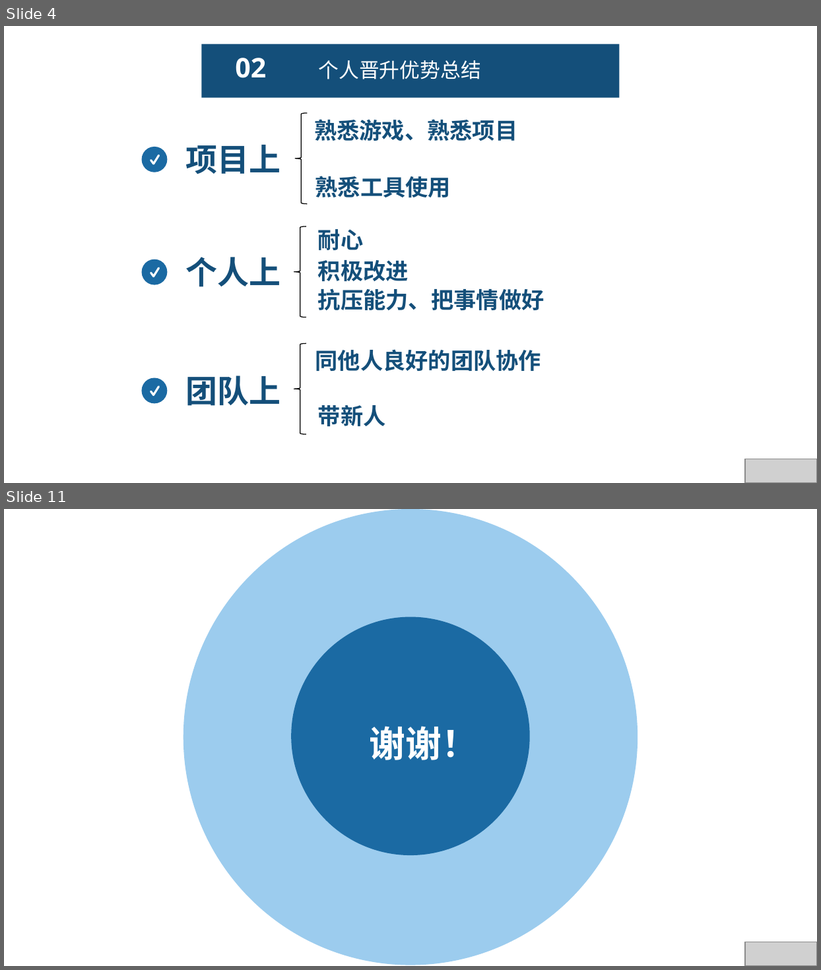
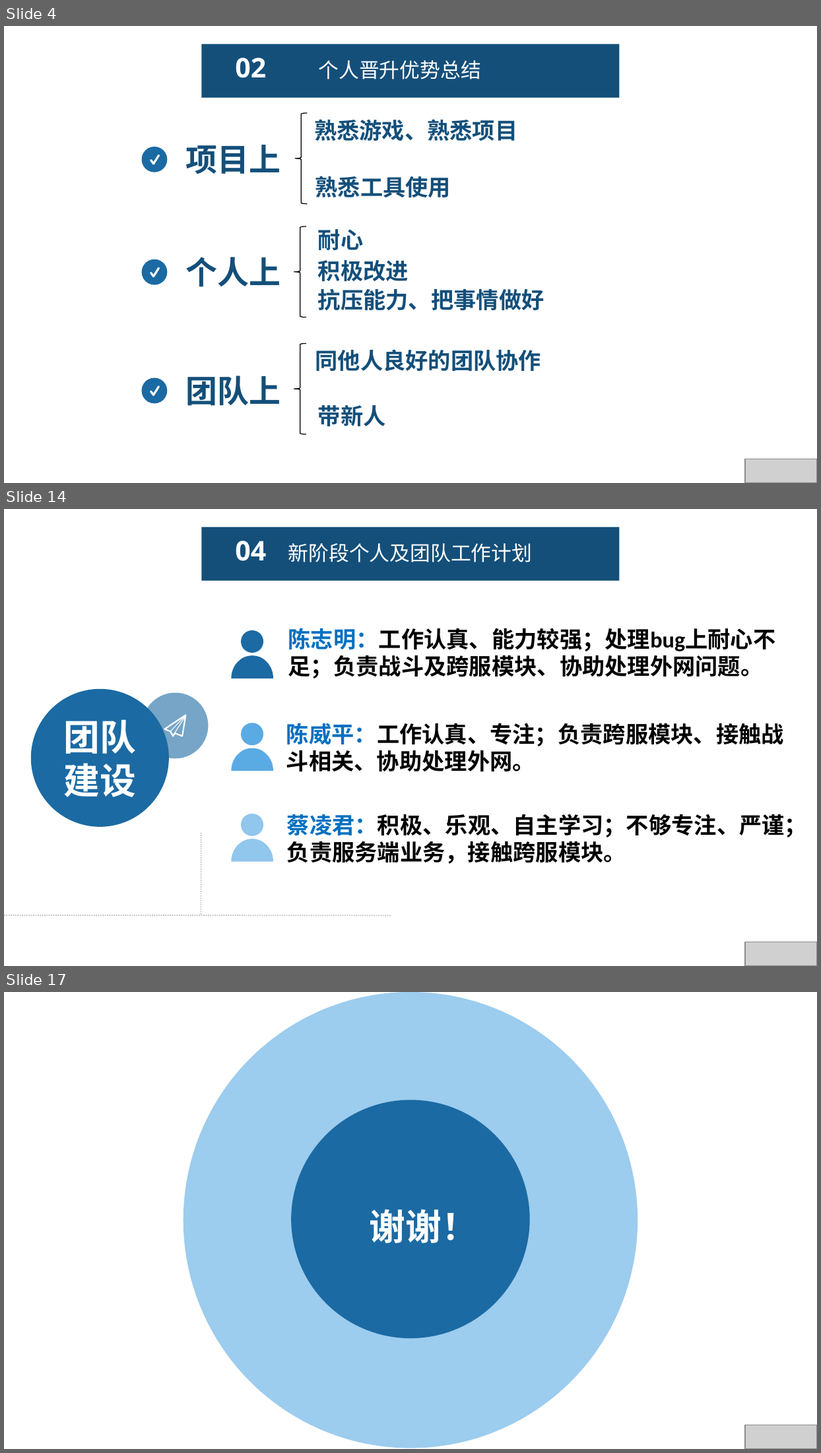
Before and after one commit to fengyuyu/world_rpg, a slide deck: 陈国锋-述职报告 .pptx. Shown one above the other, each under a label of ours: slides 4 and 11 before the commit, slides 4, 14 and 17 after it; the slides between them are not shown. The pictures are 821x970 and 821x1453 pixels, drawn with LibreOffice and Linux fonts; fonts in the diff are those of the drawing; grey boxes stand for pictures. Boxes give left, top, right and bottom in pixels: in the first picture for what was removed or moved away, otherwise in the second. Text is boxed around its words. In the diff, an @@ line names an element or a change of style, - is before the commit and + after.

```diff
--- a/陈国锋-述职报告 .pptx
+++ b/陈国锋-述职报告 .pptx
@@ slide 14 added at (4,509,817,966), background #FFFFFF @@
@@ rectangle added at (201,527,620,580), fill #144F7A @@
@@ text added at (235,541,266,561), 24 pt, text #FFFFFF, bold @@
+04
@@ text added at (288,543,533,562), 18 pt, text #FFFFFF @@
+新阶段个人及团队工作计划
@@ freeform shape added at (241,630,263,653), fill #1B6AA3 @@
@@ text added at (288,628,776,679), 20 pt, text #000000, bold @@
+陈志明：工作认真、能力较强；处理bug上耐心不
+足；负责战斗及跨服模块、协助处理外网问题。
@@ freeform shape added at (232,656,274,678), fill #1B6AA3 @@
@@ ellipse added at (31,689,169,827), fill #1B6AA3, 32 pt, text #FFFFFF, bold @@
+团队
+建设
@@ ellipse added at (142,692,208,758), fill #1B6AA3 at 60% opacity @@
@@ freeform shape added at (164,715,187,737), fill #FFFFFF @@
@@ freeform shape added at (241,723,263,746), fill #5AAAE4 @@
@@ text added at (286,723,784,772), 20 pt, text #000000, bold @@
+陈威平：工作认真、专注；负责跨服模块、接触战
+斗相关、协助处理外网。
@@ freeform shape added at (232,748,274,771), fill #5AAAE4 @@
@@ freeform shape added at (241,814,263,836), fill #91C6ED @@
@@ text added at (287,814,807,864), 20 pt, text #000000, bold @@
+蔡凌君：积极、乐观、自主学习；不够专注、严谨；
+负责服务端业务，接触跨服模块。
@@ line added from (201, 832) to (201, 916), #BFBFBF 1 pt dashed @@
@@ freeform shape added at (232,839,274,862), fill #91C6ED @@
@@ line added from (4, 916) to (392, 916), #BFBFBF 1 pt dashed @@
@@ picture added at (745,943,817,966) @@
@@ what was slide 11 is now slide 17 @@
```
Also in this commit, not shown: 4 slides changed, 5 other slides added, 1 other file.
